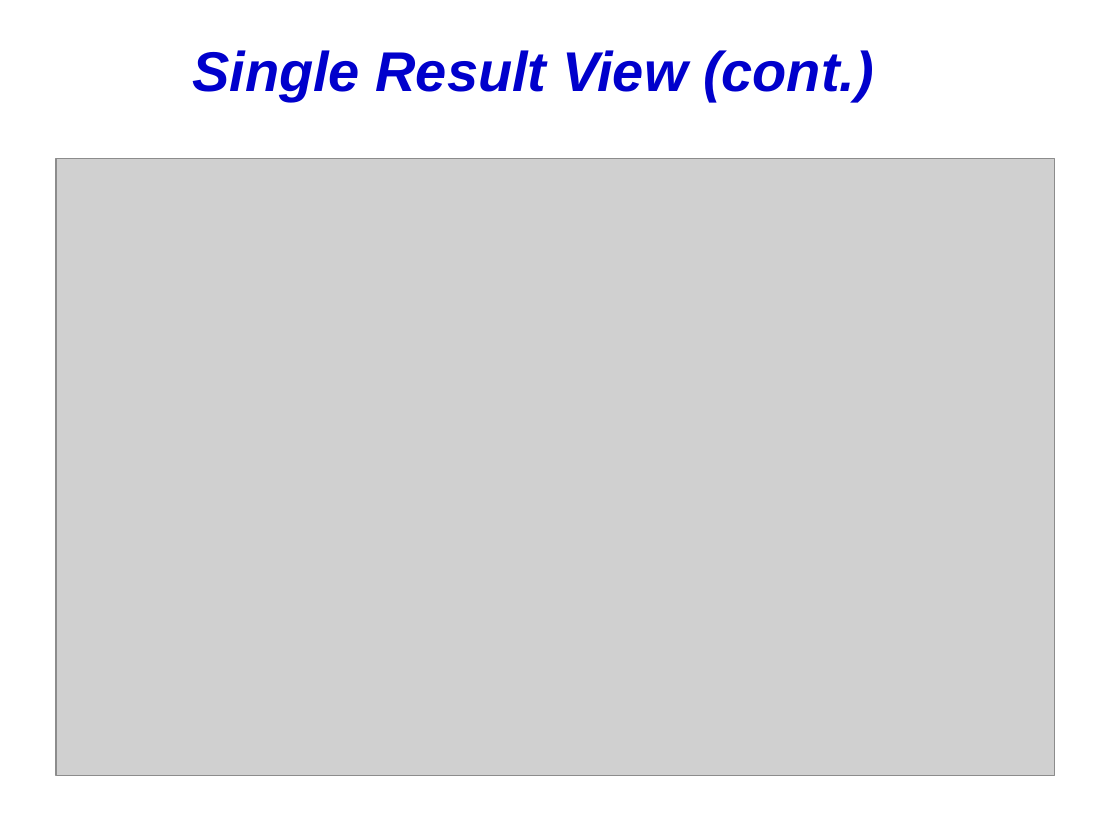
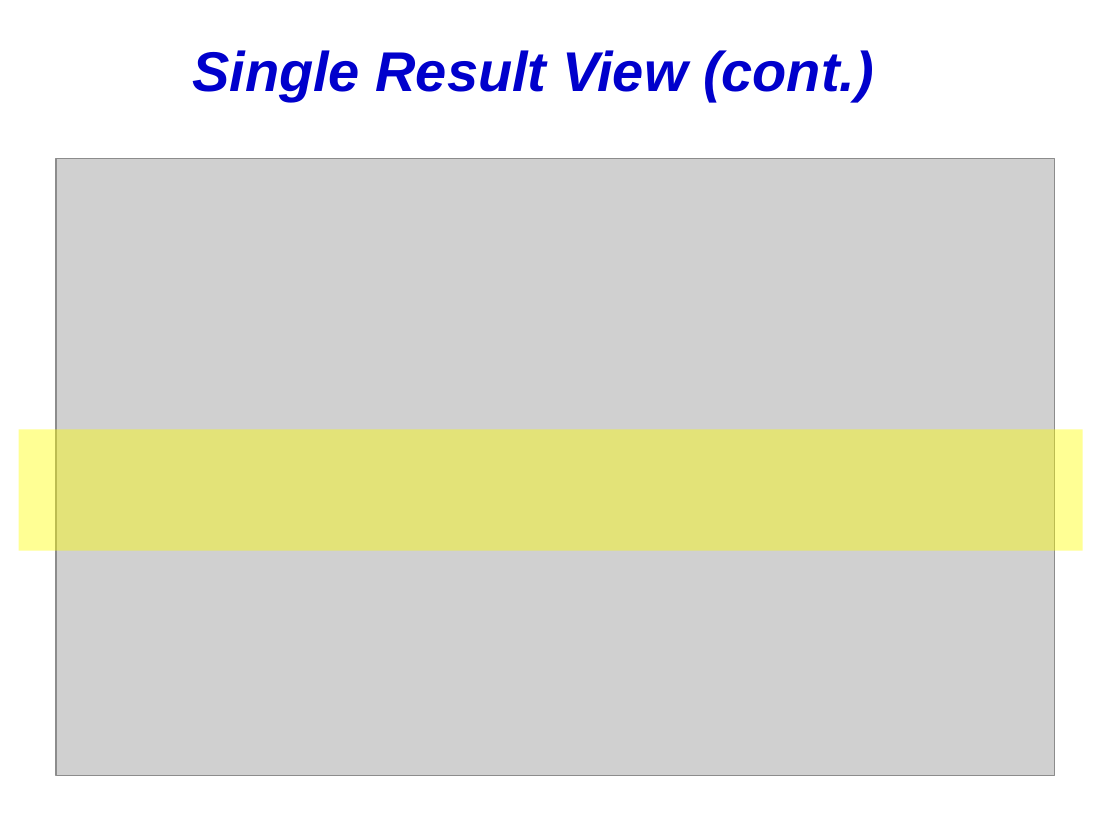
Before and after one commit to IncaProject/inca-xsede, a slide deck: slide 18 of talks/inca-tgarch-11-2-06.ppt. Drawn at 1120x840 pixels with LibreOffice and Linux fonts; fonts in the diff are those of the drawing; grey boxes stand for pictures. Boxes give left, top, right and bottom in pixels: in the first picture for what was removed or moved away, otherwise in the second. Text is boxed around its words. In the diff, an @@ line names an element or a change of style, - is before the commit and + after.

Commit message:
highlight reporter line

```diff
--- a/talks/inca-tgarch-11-2-06.ppt
+++ b/talks/inca-tgarch-11-2-06.ppt
@@ rectangle added at bbox=[19, 429, 1083, 550], fill #FFFF00 at 42% opacity @@
```
